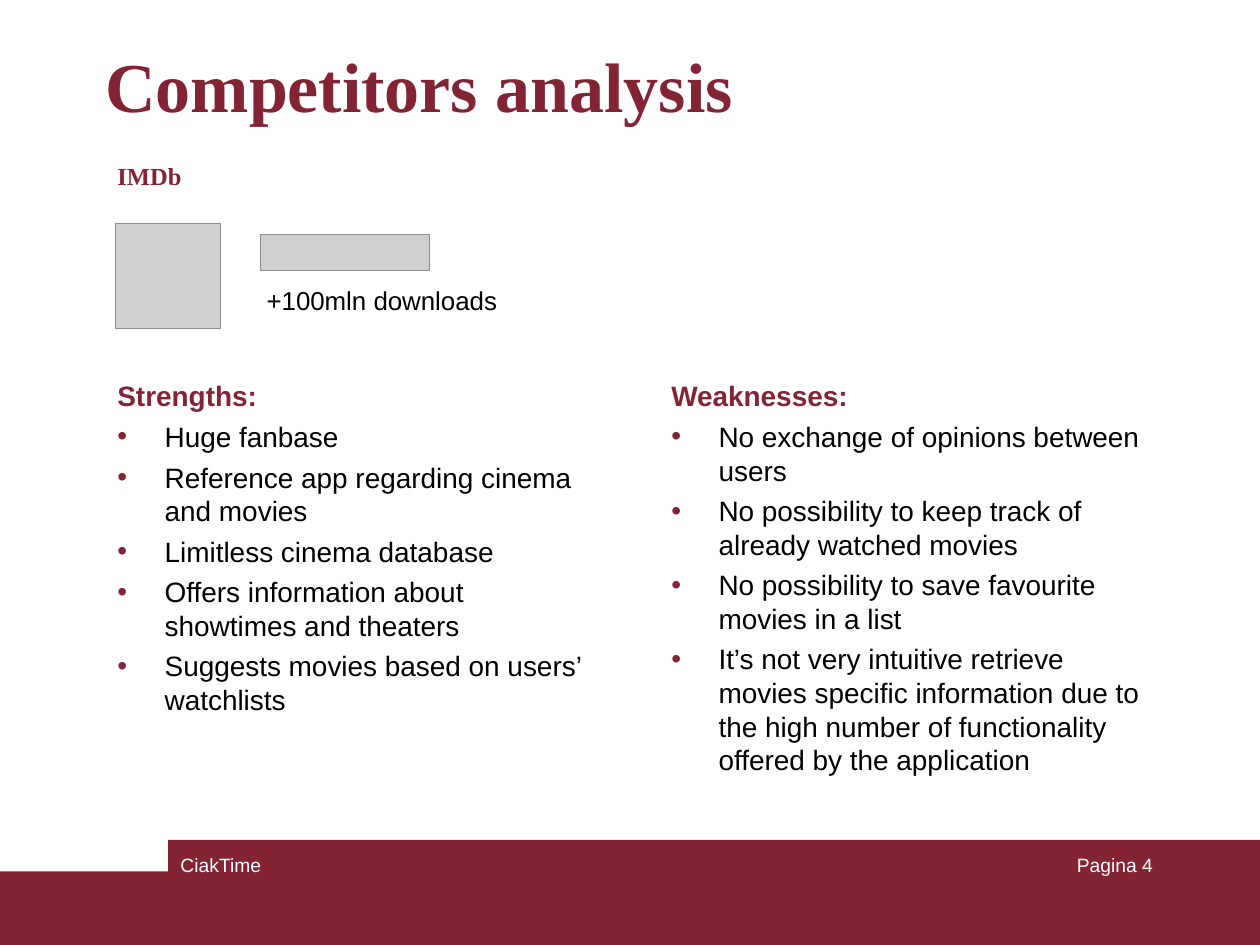
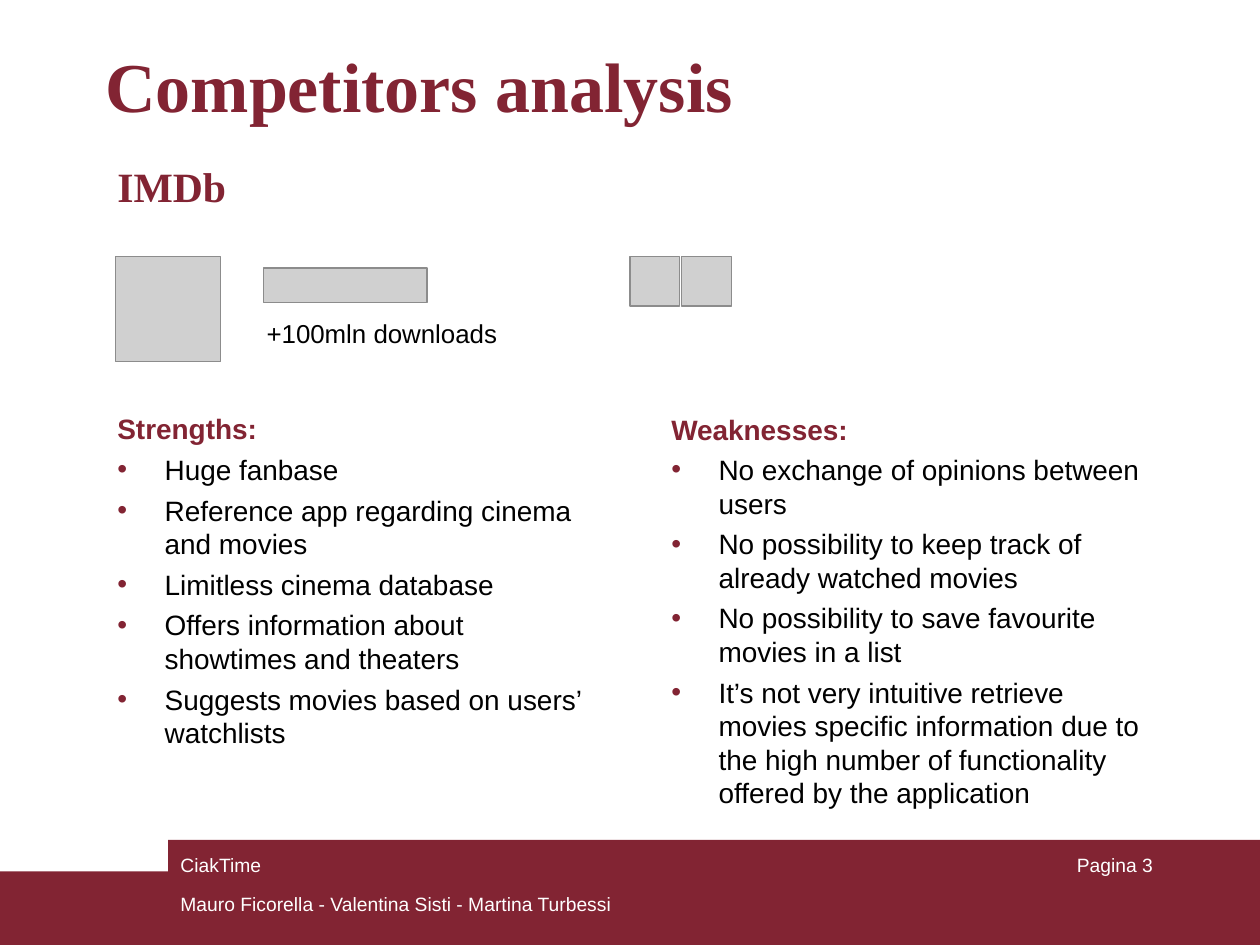
Before and after one commit to mauroficorella/Human-Computer-Interaction, a slide deck: slide 3 of Documentazione/presentazione.ppt (slide 4 before the commit). Drawn at 1260x945 pixels with LibreOffice and Linux fonts; fonts in the diff are those of the drawing; grey boxes stand for pictures. Boxes give left, top, right and bottom in pixels: in the first picture for what was removed or moved away, otherwise in the second. Text is boxed around its words. In the diff, an @@ line names an element or a change of style, - is before the commit and + after.

```diff
--- a/Documentazione/presentazione.ppt
+++ b/Documentazione/presentazione.ppt
@@ text "IMDb" at [117, 173, 226, 203]: size 14 to 23.8 pt; line spacing 0.8 to 0.9; more space between paragraphs @@
@@ picture: place and size @@
-picture at [115, 223, 220, 329]
+picture at [115, 257, 220, 363]
@@ picture: place and size @@
-picture at [261, 234, 430, 271]
+picture at [263, 268, 427, 304]
@@ picture added at [630, 257, 679, 306] @@
@@ picture added at [682, 257, 731, 306] @@
@@ text "+100mln downloads": place and size @@
-text "+100mln downloads" at [267, 291, 497, 311]
+text "+100mln downloads" at [267, 324, 497, 344]
@@ text "Strengths:": place and size @@
-text "Strengths:" at [117, 385, 581, 711]
+text "Strengths:" at [117, 418, 581, 744]
@@ text "Weaknesses:": place and size @@
-text "Weaknesses:" at [671, 385, 1139, 775]
+text "Weaknesses:" at [671, 419, 1139, 809]
@@ page number at [1077, 858, 1153, 876]: text changed @@
-Pagina 4
+Pagina 3
@@ text added at [180, 897, 611, 911], 11 pt, text #FFFFFF @@
+Mauro Ficorella - Valentina Sisti - Martina Turbessi
```
Also in this commit, not shown: 7 other slides changed, 1 slide removed.
